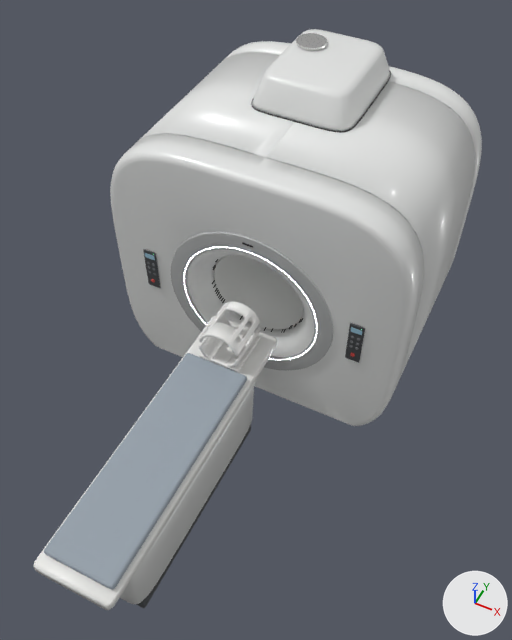
Renders of the glTF model public/assets/scanner.glb from each side of a commit.
Rendered twice from a 50 mm lens placed at (1.58, -3.89, 4.74), pointed at (0.15, -1.03, 1.16). The lights are fixed; the arrows at lower right show +X, +Y and +Z. The picture after the commit comes second. Mesh edges are drawn as thin lines on the coarser meshes. Where no turn or scale is listed for an object, it has been applied to the vertices.

In view in the first picture: 'Bore_bezel', 'Bore_liner', 'Cover_shroud', 'Cradle', 'HeadCoil_anterior', 'HeadCoil_posterior', 'Mattress', 'Table_pedestal', 'Turret_cover' and 9 more.
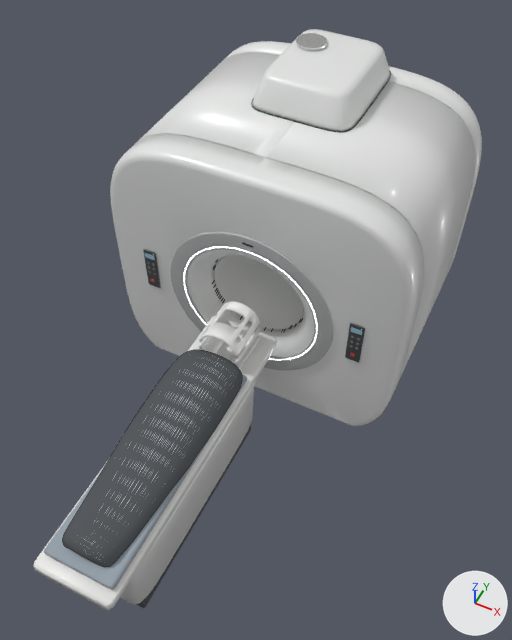
Location of each change, (x1, y1, x2, y2) in pixels of the pictures (512 x 640 px):
'Patient_blanket', added: after (63, 350, 242, 567)
'Mattress', unchanged, covered by the edit: before (44, 353, 247, 590); after (44, 374, 247, 590)

Patch to the scene script:
```diff
--- a/public/assets/scanner.glb.py
+++ b/public/assets/scanner.glb.py
@@ mat_blanket_cotton @@
+mat_blanket_cotton = principled_material('Blanket_Cotton')
+mat_blanket_cotton.base_color = (0.6, 0.67, 0.74)  # light grey #cbd6df
+mat_blanket_cotton.roughness = 0.92
@@ me_mesh @@
+me_mesh.from_pydata(...)  # 1766 vertices, 3528 faces; spans x -0.24..0.24, y -0.78..0.78, z -0.1..0.1
+me_mesh.materials.append(mat_blanket_cotton)  # light grey #cbd6df
@@ ob_patient_blanket @@
+ob_patient_blanket = bpy.data.objects.new('Patient_blanket', me_mesh)
+ob_patient_blanket.location = (0.0, -2.08, 1.038)
```
